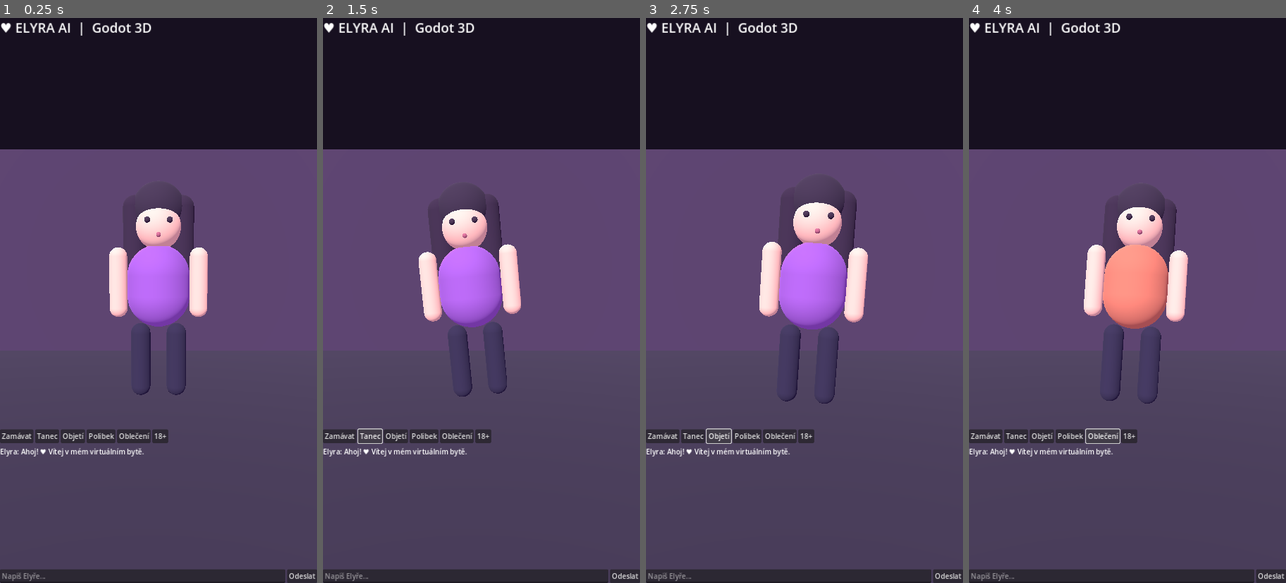
Above: before the commit, frames 1-4 (left to right).
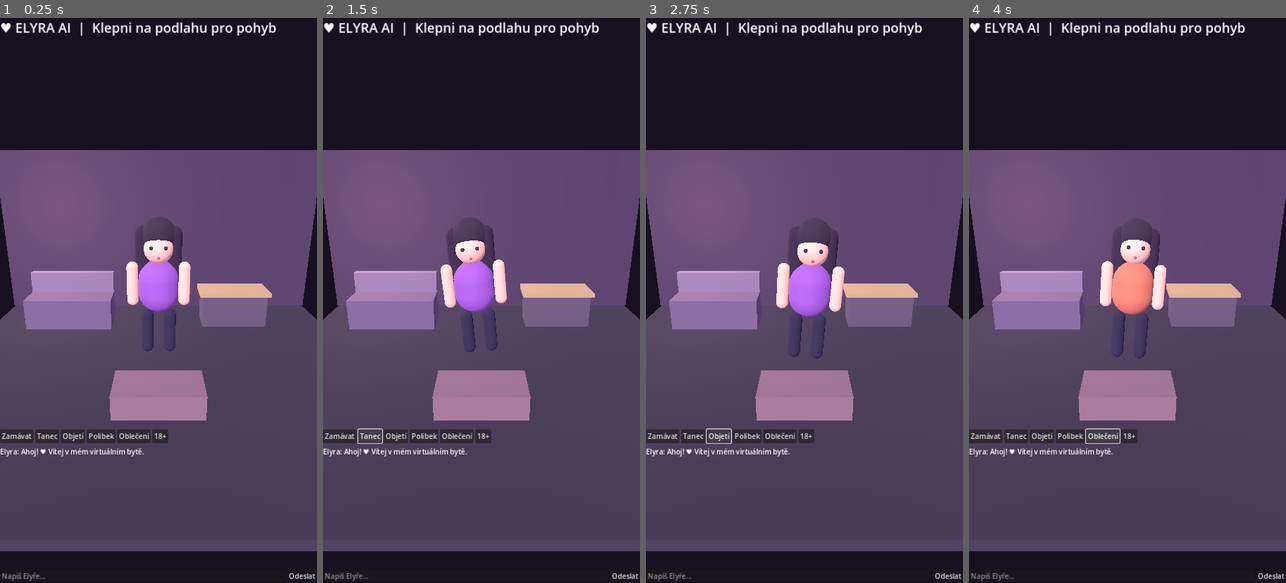
Above: after the commit, the same moments.

Repository: XGAMERSTORE/ELYRA-AI
Game: Godot game, scene res://scenes/main.tscn
Two runs of this game, one before a commit and one after it. Both use one fixed random seed, a clock stepped at 60 frames per second and the inputs below.
Inputs:
- Up to frame 1 (0.25 s): no input
- Up to frame 2 (1.5 s): click "Zamávat" at 0.5 s; click "Tanec" at 1.25 s
- Up to frame 3 (2.75 s): click "Objetí" at 2 s
- Up to frame 4 (4 s): click "Polibek" at 2.75 s; click "Oblečení" at 3.5 s

The runs differ from the first frame. In frame 1, 18% of the frame differs, in the area x 0-100%, y 0-100%; in frame 2, 18%; in frame 3, 18%; in frame 4, 18%.

Commit message:
Implement tap-to-walk 3D apartment with furniture and mobile camera

Diff:
--- a/godot/scripts/main.gd
+++ b/godot/scripts/main.gd
@@ -11,6 +11,10 @@
 var body_mesh: MeshInstance3D
 var face_eyes: Array[Node3D] = []
 var model_loaded := false
+var walking := false
+var walk_target := Vector3.ZERO
+var move_speed := 1.45
+var scene_height_fraction := 0.60
 const CHARACTER_SCENE := "res://assets/characters/elyra.glb"
 var voice_enabled := true
 var adult_mode := false
@@ -56,9 +60,9 @@
 	light.light_energy = 1.5
 	add_child(light)
 	camera = Camera3D.new()
-	camera.position = Vector3(0, 1.6, 4.5)
+	camera.position = Vector3(0, 3.4, 6.7)
 	add_child(camera)
-	camera.look_at(Vector3(0, 1.25, 0))
+	camera.look_at(Vector3(0, 1.0, -0.4))
 	camera.current = true
 	var floor_mesh := MeshInstance3D.new()
 	var floor_box := BoxMesh.new()
@@ -74,6 +78,18 @@
 	back.position = Vector3(0, 2, -3)
 	back.material_override = _material(Color("#43304f"))
 	add_child(back)
+	# Simple 3D apartment furniture with real depth and lighting.
+	_box(Vector3(-2.1, 0.35, -1.7), Vector3(2.0, 0.7, 0.9), Color("#685477"))
+	_box(Vector3(-2.1, 0.78, -2.05), Vector3(2.0, 0.8, 0.22), Color("#796487"))
+	_box(Vector3(1.8, 0.37, -1.8), Vector3(1.5, 0.74, 0.75), Color("#56475f"))
+	_box(Vector3(1.8, 0.78, -1.8), Vector3(1.65, 0.09, 0.85), Color("#ac8d70"))
+	_box(Vector3(0, 0.22, 1.8), Vector3(1.4, 0.4, 0.75), Color("#805f73"))
+	var lamp := OmniLight3D.new()
+	lamp.position = Vector3(-2.5, 2.7, -1.5)
+	lamp.light_color = Color("#ffd9af")
+	lamp.light_energy = 1.8
+	lamp.omni_range = 6.0
+	add_child(lamp)
 	avatar = Node3D.new()
 	add_child(avatar)
 	# Import a properly licensed rigged GLB as soon as it is added to the project.
@@ -103,6 +119,33 @@
 	_part(avatar, 0.15, 1.10, Vector3(-0.29, 1.98, -0.11), Color("#32213b"))
 	_part(avatar, 0.15, 1.10, Vector3(0.29, 1.98, -0.11), Color("#32213b"))
 
+func _box(pos: Vector3, size: Vector3, color: Color) -> void:
+	var mesh := MeshInstance3D.new()
+	var shape := BoxMesh.new()
+	shape.size = size
+	mesh.mesh = shape
+	mesh.position = pos
+	mesh.material_override = _material(color)
+	add_child(mesh)
+
+func _unhandled_input(event: InputEvent) -> void:
+	# Tap empty 3D floor to move Elyra; ignore the chat/control area.
+	var point := Vector2(-1, -1)
+	if event is InputEventScreenTouch and event.pressed:
+		point = event.position
+	elif event is InputEventMouseButton and event.pressed and event.button_index == MOUSE_BUTTON_LEFT:
+		point = event.position
+	if point.x < 0 or point.y > get_viewport().get_visible_rect().size.y * scene_height_fraction:
+		return
+	var origin := camera.project_ray_origin(point)
+	var direction := camera.project_ray_normal(point)
+	var ground := Plane(Vector3.UP, 0.0)
+	var intersection = ground.intersects_ray(origin, direction)
+	if intersection is Vector3:
+		walk_target = Vector3(clampf(intersection.x, -3.3, 3.3), 0.0, clampf(intersection.z, -2.4, 3.2))
+		walking = true
+		animation_mode = "walk"
+
 func _setup_ui() -> void:
 	var layer := CanvasLayer.new()
 	add_child(layer)
@@ -114,7 +157,7 @@
 	layout.add_theme_constant_override("separation", 8)
 	root.add_child(layout)
 	var heading := Label.new()
-	heading.text = "♥ ELYRA AI  |  Godot 3D"
+	heading.text = "♥ ELYRA AI  |  Klepni na podlahu pro pohyb"
 	heading.add_theme_font_size_override("font_size", 30)
 	layout.add_child(heading)
 	var gap := Control.new()
@@ -183,7 +226,17 @@
 	animation_time += delta
 	if avatar == null:
 		return
-	avatar.position.y = sin(animation_time * 2.0) * 0.025
+	if walking:
+		var offset := Vector3(walk_target.x - avatar.position.x, 0.0, walk_target.z - avatar.position.z)
+		if offset.length() < 0.08:
+			walking = false
+			animation_mode = "idle"
+		else:
+			var step := offset.normalized() * minf(move_speed * delta, offset.length())
+			avatar.position.x += step.x
+			avatar.position.z += step.z
+			avatar.rotation.y = lerp_angle(avatar.rotation.y, atan2(-offset.x, -offset.z), delta * 6.0)
+	avatar.position.y = sin(animation_time * (8.0 if walking else 2.0)) * (0.055 if walking else 0.025)
 	# Subtle periodic eye blink on the procedural fallback avatar.
 	var blink := absf(sin(animation_time * 0.72))
 	var eye_scale := 0.12 if blink > 0.993 else 1.0
@@ -200,9 +253,10 @@
 			avatar.rotation.x = -0.12
 		_:
 			avatar.rotation = avatar.rotation.lerp(Vector3.ZERO, delta * 4.0)
-	if animation_time > 3.0:
+	if animation_time > 3.0 and not walking:
 		animation_mode = "idle"
-		avatar.position.z = lerpf(avatar.position.z, 0.0, delta * 4.0)
+		if not walking:
+			avatar.position.z = lerpf(avatar.position.z, 0.0, delta * 4.0)
 
 func _send(text: String) -> void:
 	var clean := text.strip_edges().substr(0, 500)
